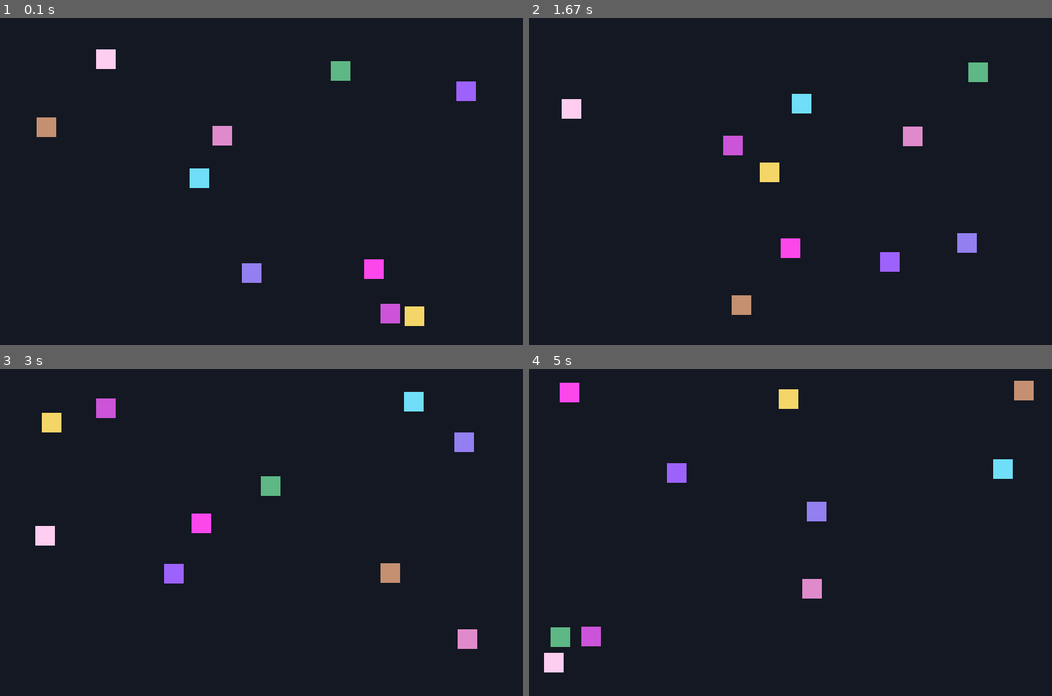
Above: before the commit, frames 1-4 (two rows, left to right).
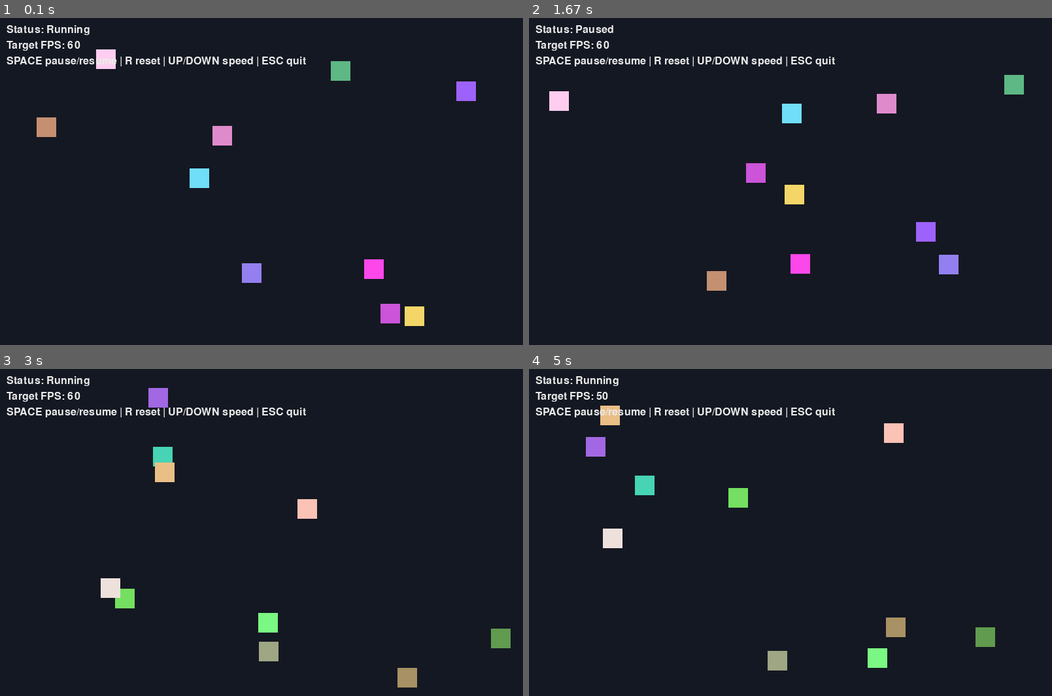
Above: after the commit, the same moments.

Repository: ynehme-coder/lab8-pygame
Game: pygame game, started from main.py
Two runs of this game, one before a commit and one after it. Both use one fixed random seed, a clock stepped at 60 frames per second and the inputs below.
Inputs:
- Up to frame 1 (0.1 s): no input
- Up to frame 2 (1.67 s): hold Up 0.33-0.8 s; hold Down 0.83-1.13 s; tap Space at 0.9, 1.23, 1.63 s; hold Up 1.17-1.53 s; hold Down from 1.57 s (still down)
- Up to frame 3 (3 s): release Down at 1.93 s; hold Up 1.97-2.27 s; tap Space at 2.03, 2.37, 2.7 s; hold R 2.3-2.6 s; hold Down 2.3-2.6 s; hold Down 2.63-2.93 s; hold Up from 2.97 s (still down)
- Up to frame 4 (5 s): tap Space at 3.03, 3.43, 3.83, 4.17, 4.5, 4.9 s; release Up at 3.33 s; hold Down 3.37-3.73 s; hold Up 3.77-4.07 s; hold Down 4.1-4.4 s; hold Up 4.43-4.8 s; hold Down from 4.83 s (still down)

The runs differ from the first frame. In frame 1, 1.0% of the frame differs, in the area x 1-59%, y 2-15%; in frame 2, 5.2%; in frame 3, 5.4%; in frame 4, 5.5%, in the area x 1-97%, y 2-93%.

Commit message:
implementation

Diff:
--- a/main.py
+++ b/main.py
@@ -85,24 +85,52 @@
 	pygame.draw.rect(surface, square.color, rect)
 
 
-def handle_input(event: pygame.event.Event) -> bool:
-	"""Stub: central place for input handling.
+def handle_input(
+	event: pygame.event.Event,
+	paused: bool,
+	target_fps: int,
+	squares: list[Square],
+) -> tuple[bool, bool, int, list[Square]]:
+	"""Handle one event and return updated app state.
 
-	Returns True when the app should stop running.
+	Returns (should_quit, paused, target_fps, squares).
 	"""
 	if event.type == pygame.QUIT:
-		return True
+		return True, paused, target_fps, squares
 
-	# TODO: Add keyboard controls (pause with SPACE, reset with R, etc.).
-	return False
+	if event.type == pygame.KEYDOWN:
+		if event.key == pygame.K_ESCAPE:
+			return True, paused, target_fps, squares
+		if event.key == pygame.K_SPACE:
+			paused = not paused
+		elif event.key == pygame.K_r:
+			squares = [create_random_square() for _ in range(SQUARE_COUNT)]
+		elif event.key == pygame.K_UP:
+			# Higher FPS means smoother/faster updates.
+			target_fps = min(120, target_fps + 10)
+		elif event.key == pygame.K_DOWN:
+			target_fps = max(10, target_fps - 10)
+
+	# TODO: Add more controls (e.g., C to randomize colors only).
+	return False, paused, target_fps, squares
 
 
-def draw_overlay(surface: pygame.Surface) -> None:
-	"""Stub: draw text or UI overlays.
+def draw_overlay(surface: pygame.Surface, paused: bool, target_fps: int) -> None:
+	"""Draw simple status and control hints."""
+	font = pygame.font.SysFont(None, 24)
+	text_color = (235, 235, 235)
 
-	TODO: Show FPS and instructions in this function.
-	"""
-	_ = surface
+	status_text = "Status: Paused" if paused else "Status: Running"
+	fps_text = f"Target FPS: {target_fps}"
+	controls_text = "SPACE pause/resume | R reset | UP/DOWN speed | ESC quit"
+
+	status_surface = font.render(status_text, True, text_color)
+	fps_surface = font.render(fps_text, True, text_color)
+	controls_surface = font.render(controls_text, True, text_color)
+
+	surface.blit(status_surface, (10, 10))
+	surface.blit(fps_surface, (10, 34))
+	surface.blit(controls_surface, (10, 58))
 
 
 def main() -> None:
@@ -113,22 +141,31 @@
 	clock = pygame.time.Clock()
 
 	squares = [create_random_square() for _ in range(SQUARE_COUNT)]
+	paused = False
+	target_fps = FPS
 
 	running = True
 	while running:
 		for event in pygame.event.get():
-			if handle_input(event):
+			should_quit, paused, target_fps, squares = handle_input(
+				event,
+				paused,
+				target_fps,
+				squares,
+			)
+			if should_quit:
 				running = False
 
 		screen.fill(BACKGROUND_COLOR)
 
 		for square in squares:
-			update_square(square)
+			if not paused:
+				update_square(square)
 			draw_square(screen, square)
 
-		draw_overlay(screen)
+		draw_overlay(screen, paused, target_fps)
 		pygame.display.flip()
-		clock.tick(FPS)
+		clock.tick(target_fps)
 
 	pygame.quit()
 
Not shown, changed: JOURNAL.md
